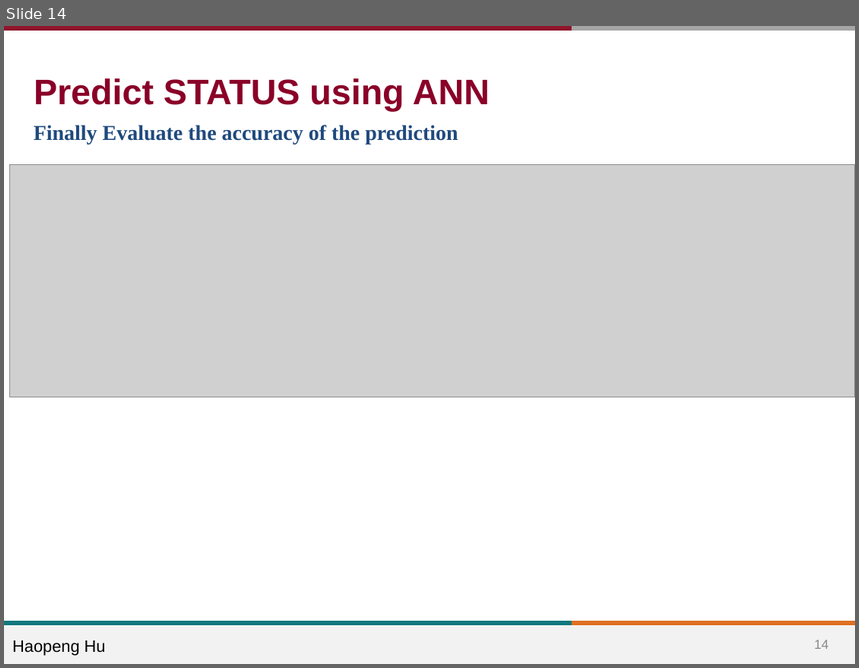
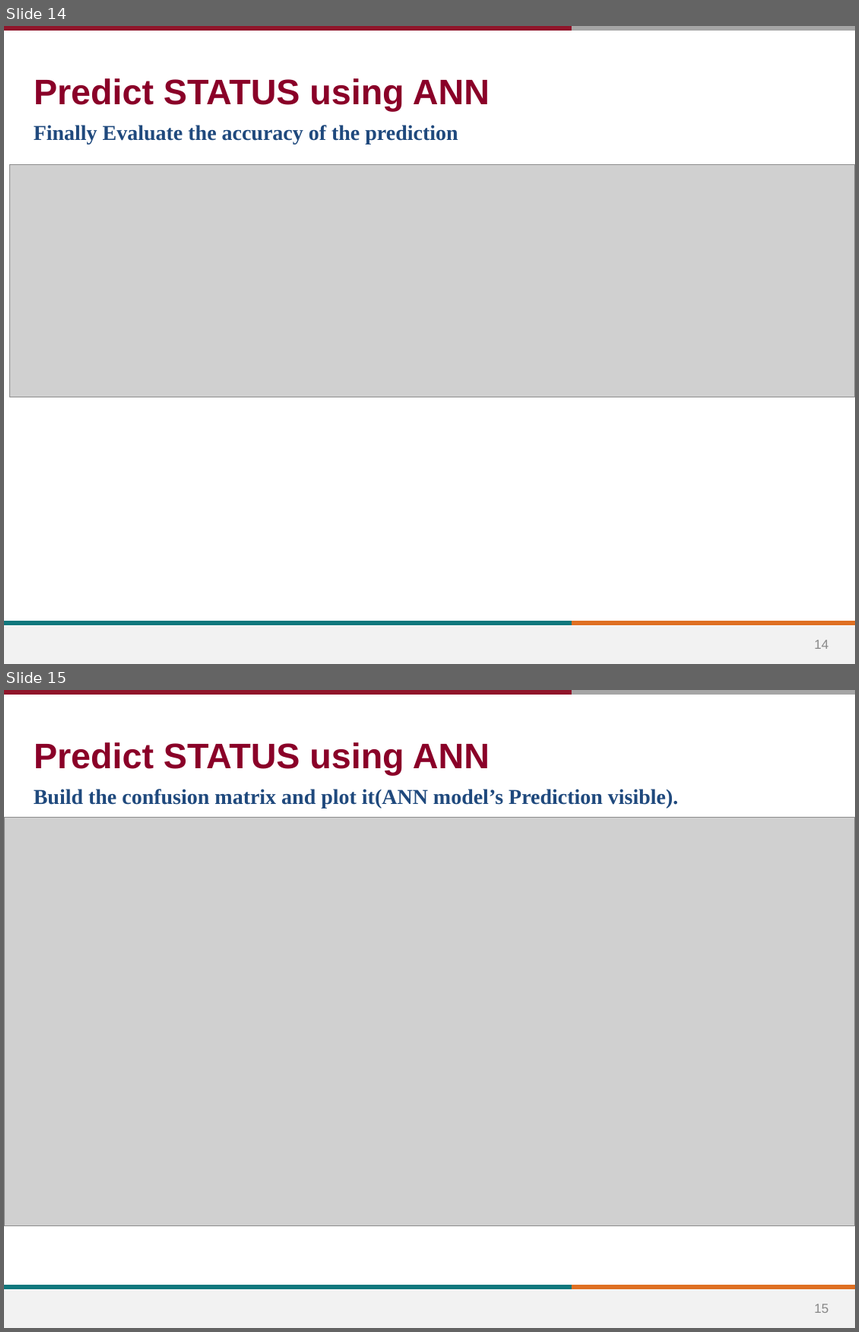
Before and after one commit to BIGBOSS-FOX/CS-513-Final-Project-Job-Termination-Classification, a slide deck: Final_Project DaoyuanChen_ HaopengHU.pptx. Shown one above the other, each under a label of ours: slide 14 before the commit, slides 14 and 15 after it. The pictures are 859x668 and 859x1332 pixels, drawn with LibreOffice and Linux fonts; fonts in the diff are those of the drawing; grey boxes stand for pictures; background and template pictures are left out. Boxes give left, top, right and bottom in pixels: in the first picture for what was removed or moved away, otherwise in the second. Text is boxed around its words. In the diff, an @@ line names an element or a change of style, - is before the commit and + after.

```diff
--- a/Final_Project DaoyuanChen_ HaopengHU.pptx
+++ b/Final_Project DaoyuanChen_ HaopengHU.pptx
@@ slide 15 added at (x1=4, y1=690, x2=855, y2=1328), background #FFFFFF; not listed: 5 template elements that a slide beside it also shows @@
@@ title added at (x1=34, y1=742, x2=490, y2=775), 30 pt, text #8A0028, bold @@
+Predict STATUS using ANN
@@ text added at (x1=34, y1=789, x2=678, y2=809), 18 pt, text #1F497D, bold @@
+Build the confusion matrix and plot it(ANN model’s Prediction visible).
@@ picture added at (x1=4, y1=817, x2=855, y2=1227) @@
@@ page number added at (x1=814, y1=1304, x2=829, y2=1313), 11 pt, text #888888 @@
+15
@@ slide 14 changed as well @@
@@ text removed at (x1=12, y1=641, x2=106, y2=656) @@
-Haopeng Hu
```
Also in this commit, not shown: 16 other slides changed, 1 other slide added, 1 other file.
